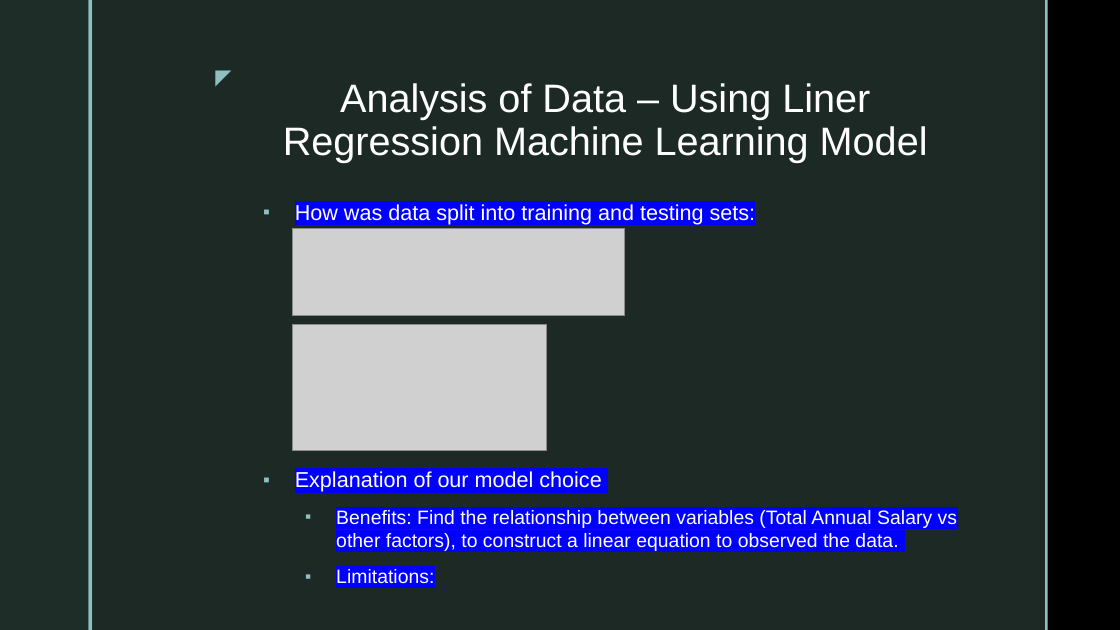
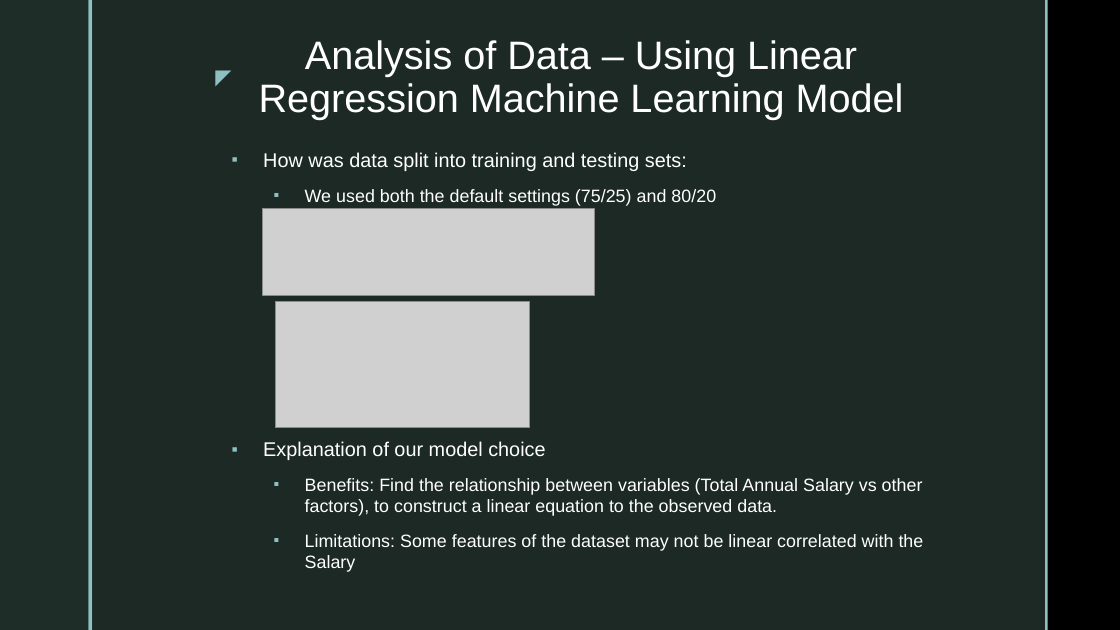
Before and after one commit to Sirius0531/final_project, a slide deck: slide 6 of 2nd Segment Project Deliverable/Deliverable2_Storyboard.pptx (slide 5 before the commit). Drawn at 1120x630 pixels with LibreOffice and Linux fonts; fonts in the diff are those of the drawing; grey boxes stand for pictures; background and template pictures are left out. Boxes give left, top, right and bottom in pixels: in the first picture for what was removed or moved away, otherwise in the second. Text is boxed around its words. In the diff, an @@ line names an element or a change of style, - is before the commit and + after.

Commit message:
Add files via upload
updating slides from 3/24

```diff
--- a/2nd Segment Project Deliverable/Deliverable2_Storyboard.pptx
+++ b/2nd Segment Project Deliverable/Deliverable2_Storyboard.pptx
@@ title at [259, 40, 904, 119]: text changed @@
-Analysis of Data – Using Liner Regression Machine Learning Model
+Analysis of Data – Using Linear Regression Machine Learning Model
@@ text "How was data split into ...": place and size @@
-text "How was data split into ..." at [295, 203, 957, 583]
+text "How was data split into ..." at [263, 152, 924, 572]
@@ text at [263, 152, 687, 460]: size 18.5 to 17 pt, highlight #0000FF to none in "How was data split into training and ...", "Explanation of our model choice" @@
@@ picture: place and size @@
-picture at [292, 229, 625, 315]
+picture at [263, 208, 596, 295]
@@ text at [305, 189, 716, 206]: paragraph added @@
+  ▪ We used both the default settings (75/25) and 80/20
@@ picture: place and size @@
-picture at [292, 324, 546, 450]
+picture at [276, 302, 529, 428]
@@ text at [305, 478, 924, 572]: text changed; size 16.6 to 15.3 pt @@
-  ▪ Benefits: Find the relationship between variables (Total Annual Salary vs other factors), to construct a linear equation to observed the data.
-  ▪ Limitations:
+  ▪ Benefits: Find the relationship between variables (Total Annual Salary vs other factors), to construct a linear equation to the observed data.
+  ▪ Limitations: Some features of the dataset may not be linear correlated with the Salary
```
Also in this commit, not shown: 6 other slides changed, 1 slide added, 1 slide removed.
